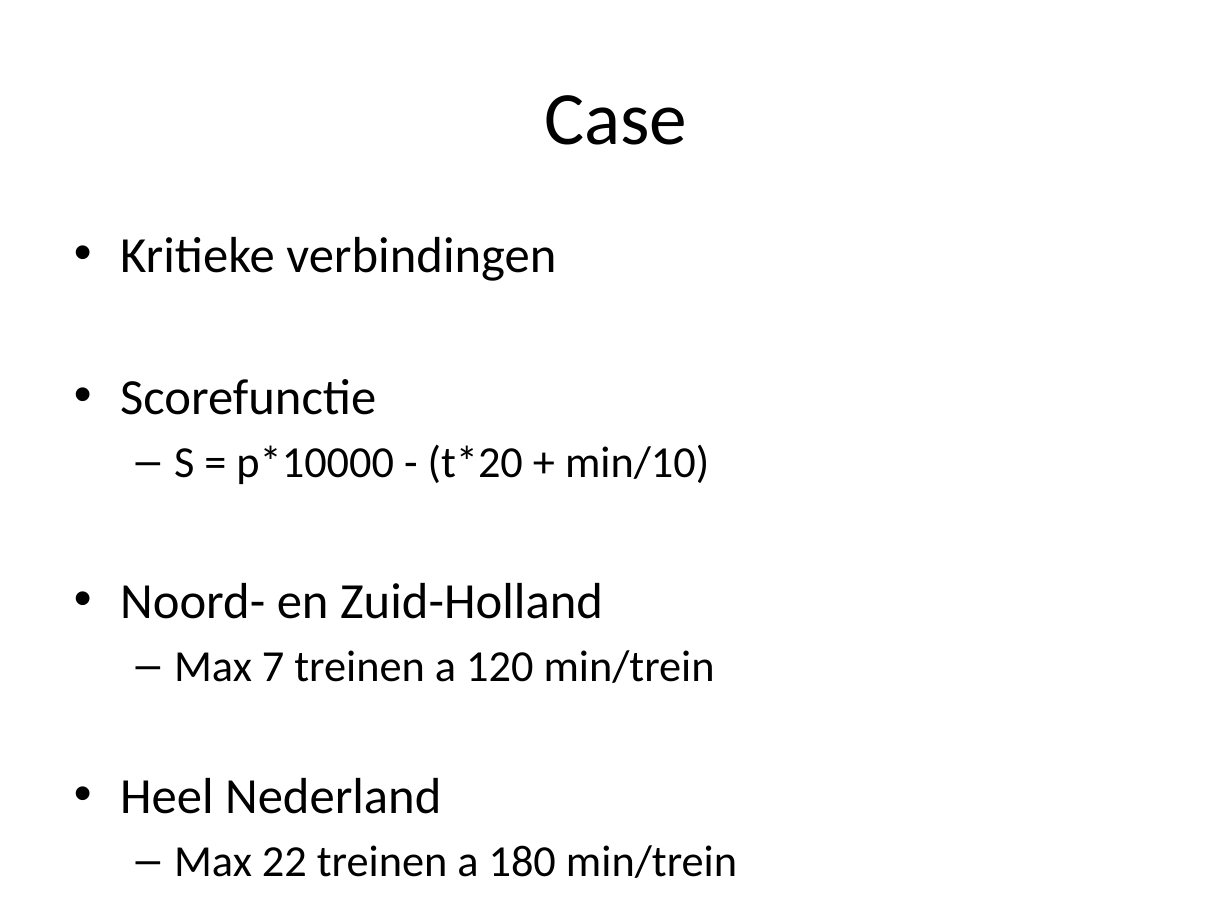
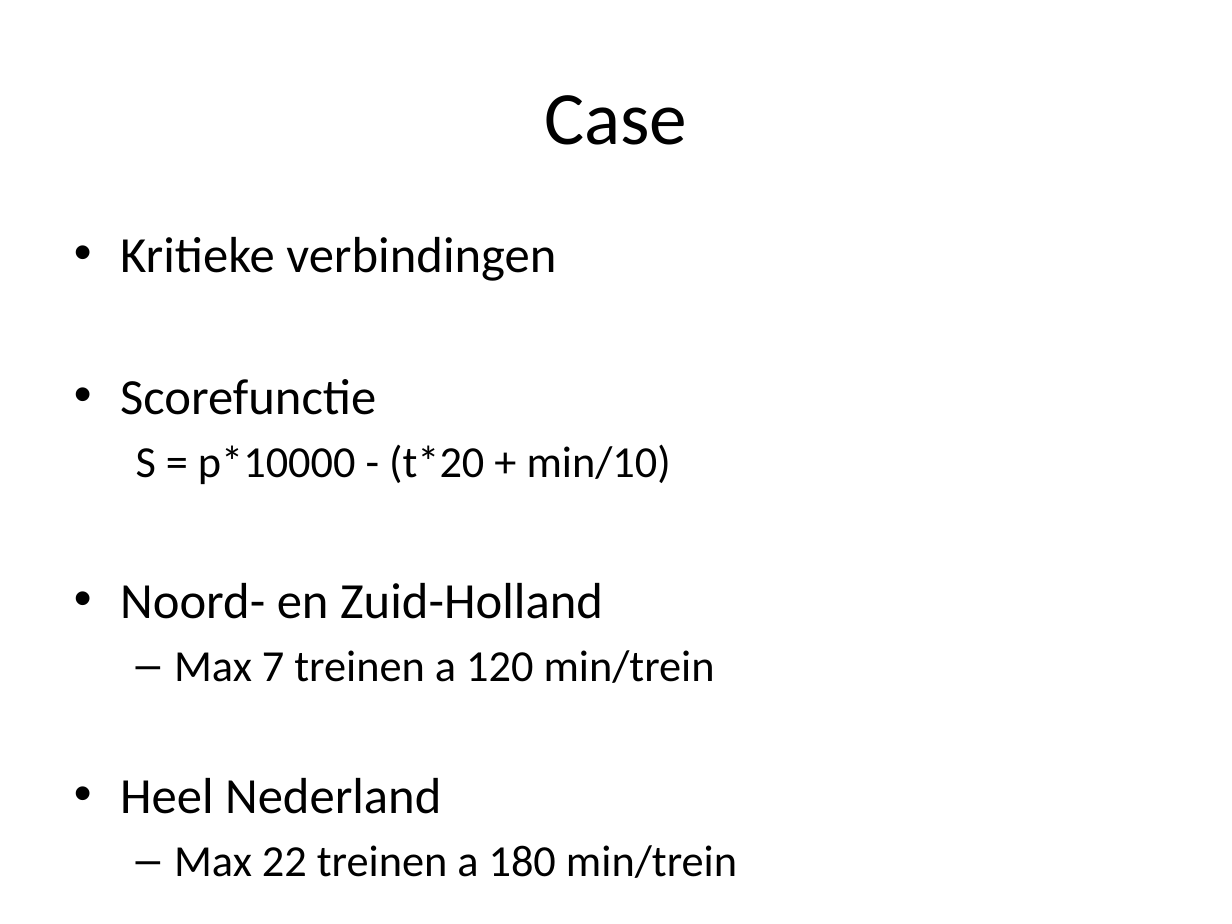
Before and after one commit to joosthintzen40/railNL, a slide deck: slide 3 of Presentaties/RailNL_week7.pptx. Drawn at 1232x924 pixels with LibreOffice and Linux fonts; fonts in the diff are those of the drawing; background and template pictures are left out. Boxes give left, top, right and bottom in pixels: in the first picture for what was removed or moved away, otherwise in the second. Text is boxed around its words. In the diff, an @@ line names an element or a change of style, - is before the commit and + after.

```diff
--- a/Presentaties/RailNL_week7.pptx
+++ b/Presentaties/RailNL_week7.pptx
@@ text at box(136, 444, 671, 484): bullet – to none @@
```
Also in this commit, not shown: 3 other slides changed, 1 slide added, 2 other files.
